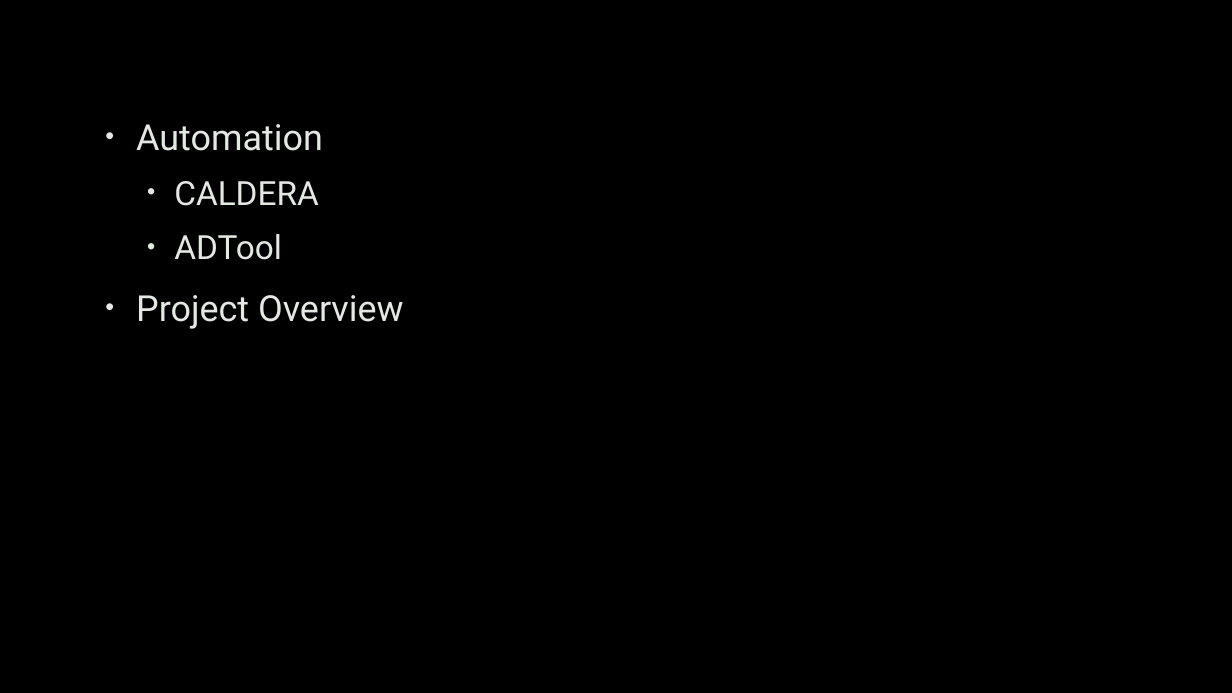
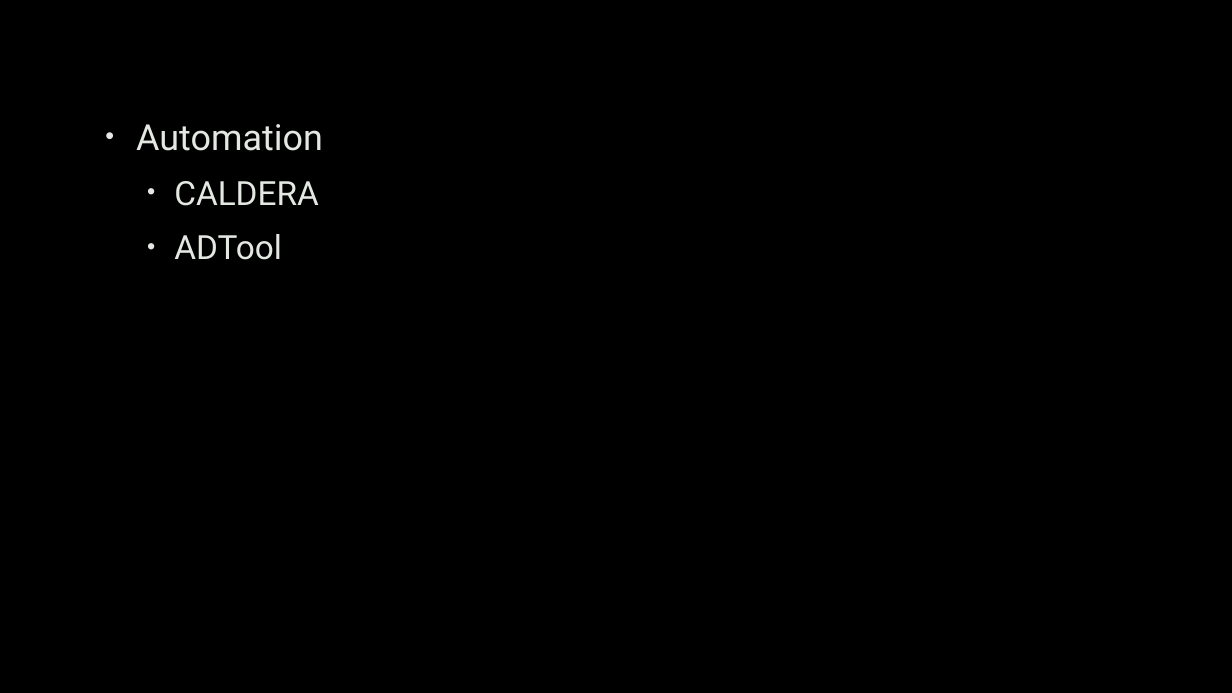
Before and after one commit to uwacyber/cits1003, a slide deck: slide 2 of cits1003-lecture_slides/CITS1003-7 Incidents-exercises.pptx. Drawn at 1232x693 pixels with LibreOffice and Linux fonts; fonts in the diff are those of the drawing; background and template pictures are left out. Boxes give left, top, right and bottom in pixels: in the first picture for what was removed or moved away, otherwise in the second. Text is boxed around its words. In the diff, an @@ line names an element or a change of style, - is before the commit and + after.

```diff
--- a/cits1003-lecture_slides/CITS1003-7 Incidents-exercises.pptx
+++ b/cits1003-lecture_slides/CITS1003-7 Incidents-exercises.pptx
@@ text at <box>136,295,403,329</box>: paragraph removed @@
-• Project Overview
```
Also in this commit, not shown: 16 other slides changed, 10 slides added, 12 slides removed.
